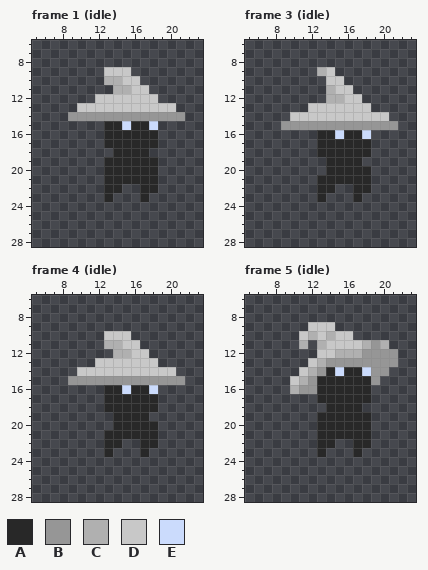
File history of a pixel-art file, PixelEngine/res/sprites/items/armor/large_wizard_hat.aseprite. The picture above is the old version.
32x32 pixels, 26 frames. Shown: frame 1 (idle): x 5..23, y 6..28; frame 3 (idle): x 5..23, y 6..28; frame 4 (idle): x 5..23, y 6..28; frame 5 (idle): x 5..23, y 6..28. The commit also changed other frames, which this record leaves out.
Palette (. is transparent): A #282828  B #969696  C #b0b0b0  D #c8c8c8  E #cbdbfc
After:
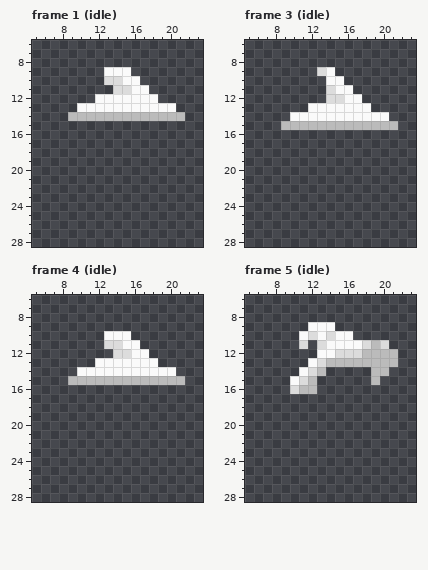
From old to new:
layer "Layer 1" now hidden
@@ palette @@
-B #969696
+B #bbbbbb
-C #b0b0b0
+C #dcdcdc
-D #c8c8c8
+D #fafafa
--- frame 1 (idle)
@@ x 11..20 @@
 14 BBBBBBBBBB
-15 ..AAEAAE..
-16 ..AAAAAA..
-17 ..AAAAAA..
-18 ...AAAA...
-19 ..AAAAAA..
-20 ..AAAAAA..
-21 ..AAAAAA..
-22 ..AA..AA..
-23 ..A...A...
+15 ..........
+16 ..........
+17 ..........
+18 ..........
+19 ..........
+20 ..........
+21 ..........
+22 ..........
+23 ..........
 24 ..........
--- frame 3 (idle)
@@ x 11..20 @@
 15 BBBBBBBBBB
-16 ..AAEAAE..
-17 ..AAAAAA..
-18 ..AAAAAA..
-19 ...AAAA...
-20 ...AAAAA..
-21 ..AAAAAA..
-22 ..AA..AA..
-23 ..A...A...
+16 ..........
+17 ..........
+18 ..........
+19 ..........
+20 ..........
+21 ..........
+22 ..........
+23 ..........
 24 ..........
--- frame 4 (idle): the same change as frame 3 (idle)
--- frame 5 (idle)
@@ x 11..20 @@
 13 .DCBBBBBBB
-14 DCBAEAAEBB
-15 CBAAAAAAB.
-16 BBAAAAAA..
-17 ..AAAAAA..
-18 ...AAAA...
-19 ..AAAAAA..
-20 ..AAAAAA..
-21 ..AAAAAA..
-22 ..AA..AA..
-23 ..A...A...
+14 DCB.....BB
+15 CB......B.
+16 BB........
+17 ..........
+18 ..........
+19 ..........
+20 ..........
+21 ..........
+22 ..........
+23 ..........
 24 ..........
